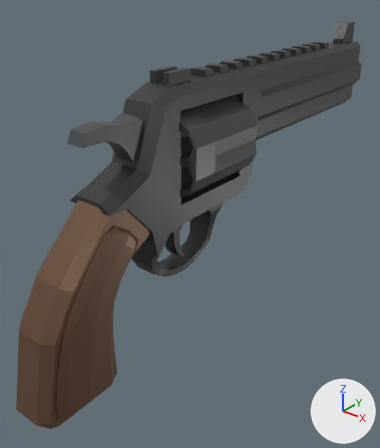
Renders of the glTF model public/models/revolver.glb from each side of a commit.
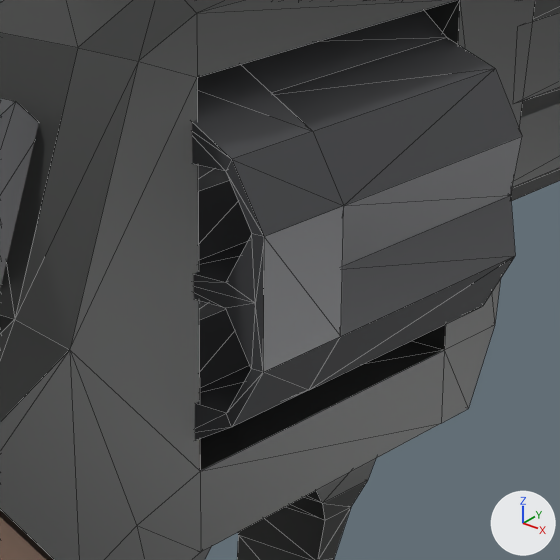
Old and new are each drawn whole from a 50 mm camera at (0.1611, -0.146, 0.1118) aimed at (-0.0102, 0.0682, -0.021) and again close up on the part from 35% to 70% of the width and 21% to 51% of the height. Arrows for +X, +Y and +Z are at lower right; the lights stay in place. The older version's two pictures come first. The close-ups show mesh edges as thin lines. Where no turn or scale is listed for an object, it has been applied to the vertices.

The first close-up shows 'cylinder', 'frame', 'hammer'.
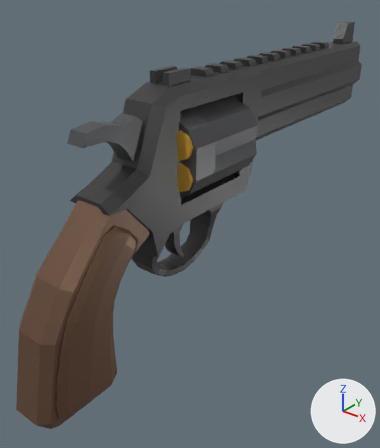
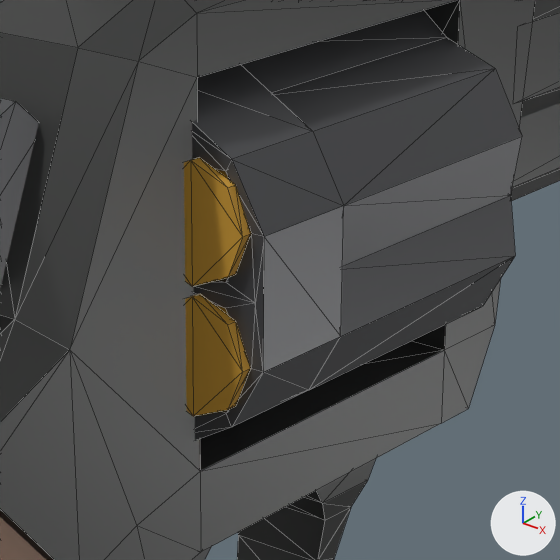
Pixel boxes [x1, y1, x2, y2] of what changed, in the close-ups (560 x 560 px):
'round_1', added: after [184, 158, 252, 286]
'round_2', added: after [185, 294, 251, 416]

Edits to the bpy script that builds the scene:
```text
Add mat_round_brass:
    mat_round_brass = principled_material('round_brass')
    mat_round_brass.base_color = (0.619, 0.334, 0.0446)  # orange #ce9c3c
    mat_round_brass.roughness = 0.4
Add mat_round_lead:
    mat_round_lead = principled_material('round_lead')
    mat_round_lead.base_color = (0.19, 0.184, 0.198)  # grey #79777b
    mat_round_lead.roughness = 0.6
Add me_round_2:
    me_round_2.from_pydata(...)  # an 8-sided cylinder along y spanning x -0.0071..0.0071, y 0.0..0.0014, z -0.0071..0.0071, material slot 0; an 8-sided cylinder along y spanning x -0.0058..0.0058, y 0.0014..0.0414, z -0.0058..0.0058, material slot 0; an 8-sided cut cone along y (radius 0.0055 at the low end, 0.0025 at the high end) spanning x -0.0055..0.0055, y 0.0414..0.0504, z -0.0055..0.0055, material slot 1
    me_round_2.materials.append(mat_round_brass)  # orange #ce9c3c
    me_round_2.materials.append(mat_round_lead)  # grey #79777b
Add me_round_1:
    me_round_1.from_pydata(...)  # an 8-sided cylinder along y spanning x -0.0071..0.0071, y 0.0..0.0014, z -0.0071..0.0071, material slot 0; an 8-sided cylinder along y spanning x -0.0058..0.0058, y 0.0014..0.0414, z -0.0058..0.0058, material slot 0; an 8-sided cut cone along y (radius 0.0055 at the low end, 0.0025 at the high end) spanning x -0.0055..0.0055, y 0.0414..0.0504, z -0.0055..0.0055, material slot 1
    me_round_1.materials.append(mat_round_brass)  # orange #ce9c3c
    me_round_1.materials.append(mat_round_lead)  # grey #79777b
Add ob_round_2:
    ob_round_2 = bpy.data.objects.new('round_2', me_round_2)
    ob_round_2.location = (0.0133, 0.0309, 0.024)
Add ob_round_1:
    ob_round_1 = bpy.data.objects.new('round_1', me_round_1)
    ob_round_1.location = (0.0133, 0.0309, 0.0394)
```
